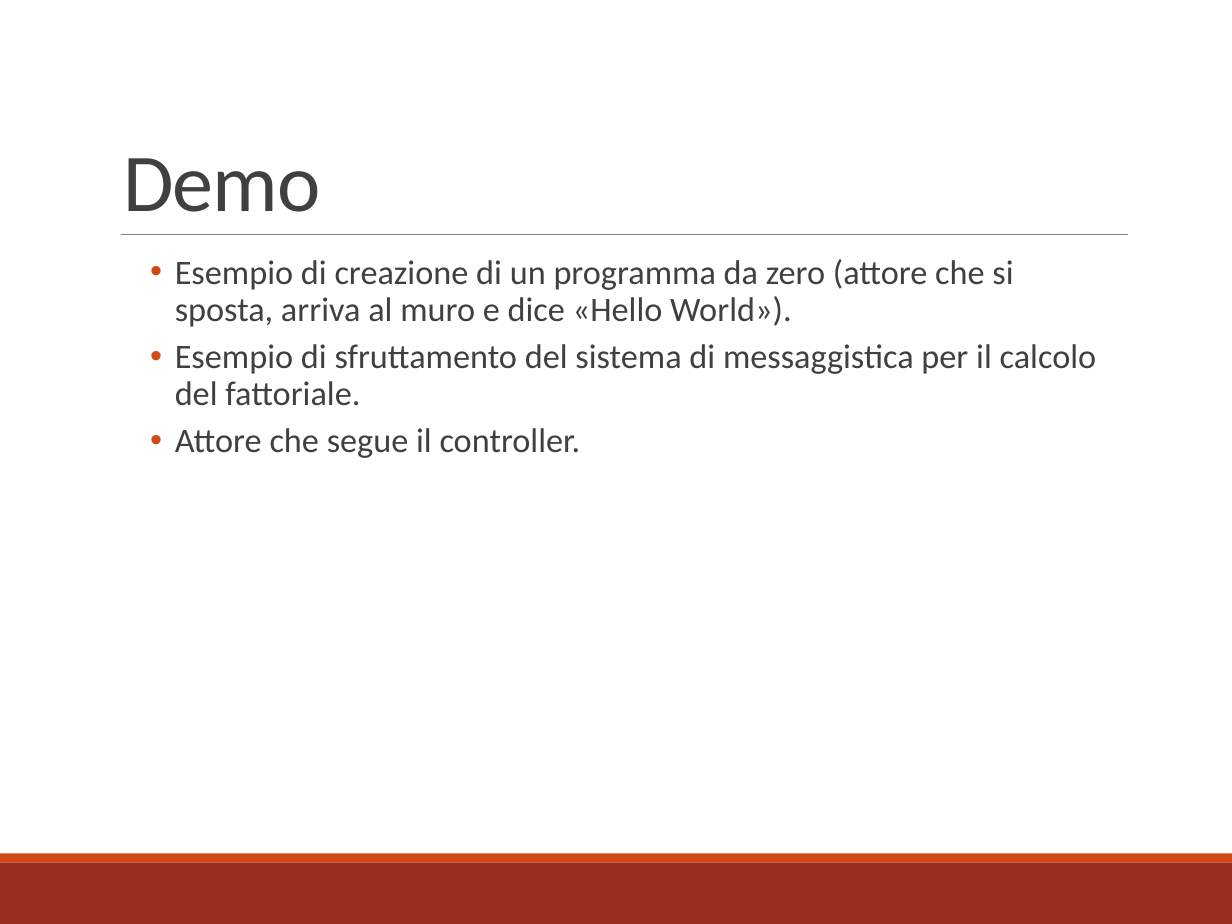
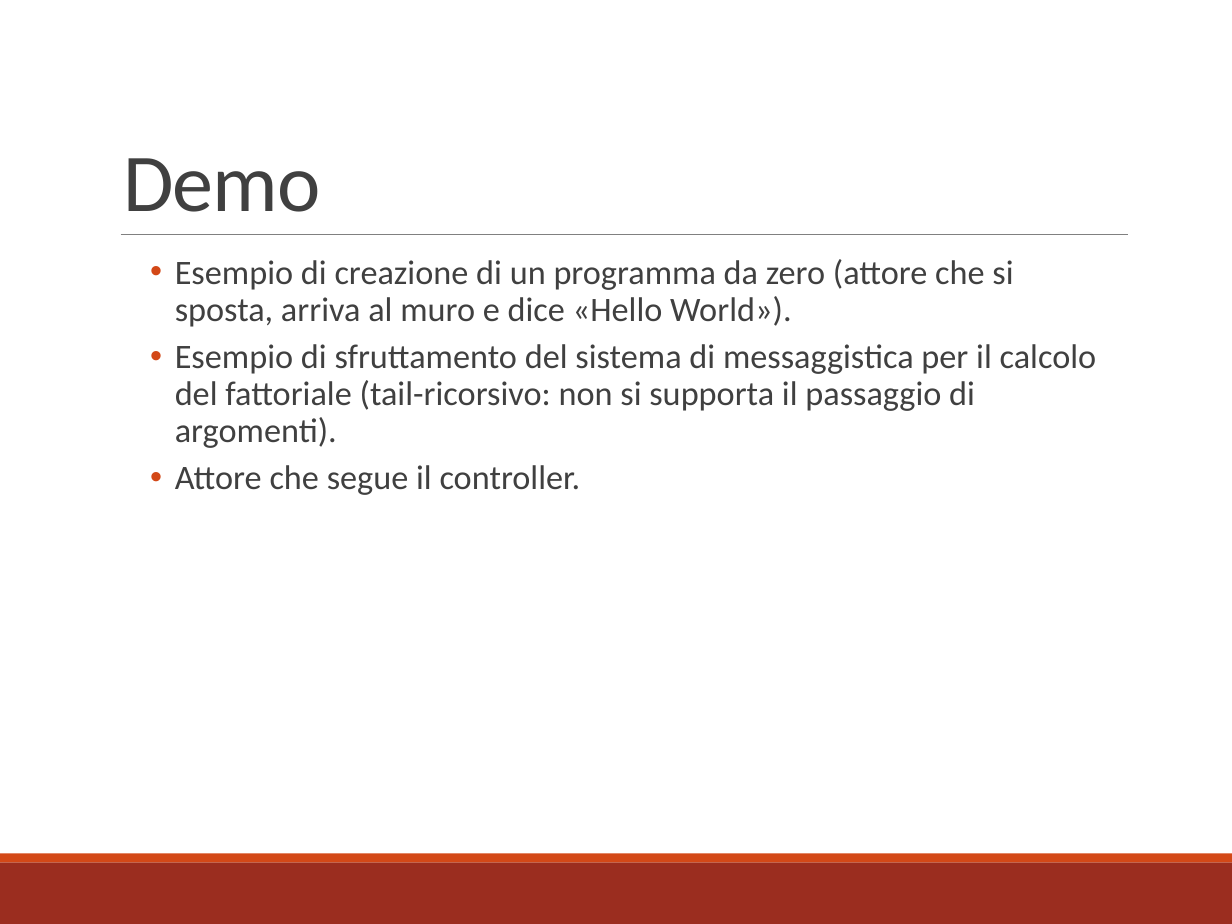
Before and after one commit to mbosc/scartch, a slide deck: slide 23 of Presentazione.pptx. Drawn at 1232x924 pixels with LibreOffice and Linux fonts; fonts in the diff are those of the drawing. Boxes give left, top, right and bottom in pixels: in the first picture for what was removed or moved away, otherwise in the second. Text is boxed around its words. In the diff, an @@ line names an element or a change of style, - is before the commit and + after.

```diff
--- a/Presentazione.pptx
+++ b/Presentazione.pptx
@@ text at [175, 344, 1097, 448]: text changed @@
-  • Esempio di sfruttamento del sistema di messaggistica per il calcolo del fattoriale.
+  • Esempio di sfruttamento del sistema di messaggistica per il calcolo del fattoriale (tail-ricorsivo: non si supporta il passaggio di argomenti).
```
Also in this commit, not shown: 1 other slide changed, 14 other files.
